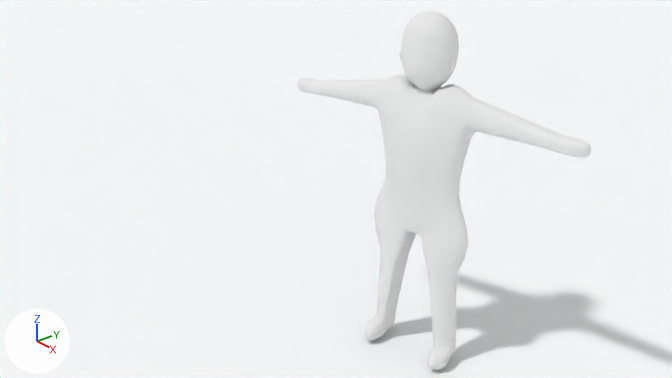
The Blender file Blender/PO Models/Characters/El Confundido/elConfundido_model.blend: old version first, new version second.
One viewpoint serves both versions: the file's camera 'Camera'. Arrows for +X, +Y and +Z are at lower left; the lights stay in place.

The older version as bpy lines, for what is in view:
```python
me_cube_002 = bpy.data.meshes.new('Cube.002')
me_cube_002.from_pydata(...)  # 3948 vertices, 3946 faces; spans x -4.24..4.24, y -0.84..0.75, z -6.29..3.26
me_cube_002.polygons.foreach_set('use_smooth', [True] * 3946)
me_cube_002.materials.append(mat_character)  # its picture is missing
me_plane = bpy.data.meshes.new('Plane')
me_plane.from_pydata([(-1.0, -1.0, 0.0), (1.0, -1.0, 0.0), (-1.0, 1.0, 0.0), (1.0, 1.0, 0.0)], [], [(0, 1, 3, 2)])
me_plane.materials.append(mat_material_001)  # white #fcffff
ob_cube_003 = bpy.data.objects.new('Cube.003', me_cube_002)
ob_cube_003.location = (0.35, 1.07, 6.43)
ob_cube_003.rotation_euler = (0.0, 0.0, 0.218)  # degrees (0, 0, 12)
ob_plane = bpy.data.objects.new('Plane', me_plane)
ob_plane.location = (0.0, 0.0, 0.0)
ob_plane.scale = (78.9, 78.9, 78.9)
```
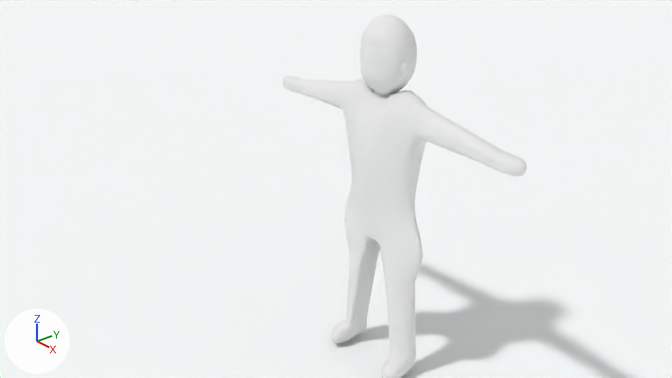
The change in detail:
Object 'Cube.003' (ob_cube_003) turns from (0, 0, 12) to (0, 0, 0) degrees about x, y and z.
Object 'Cube.003' (ob_cube_003) moves from (0.35, 1.07, 6.43) to (0.0, 0.0, 6.43).

Location of each change, [x1, y1, x2, y2] in pixels of the pictures (672 x 378 px):
'Cube.003', moved, turned
    before: [297, 11, 591, 369]
    after: [283, 14, 527, 378]
